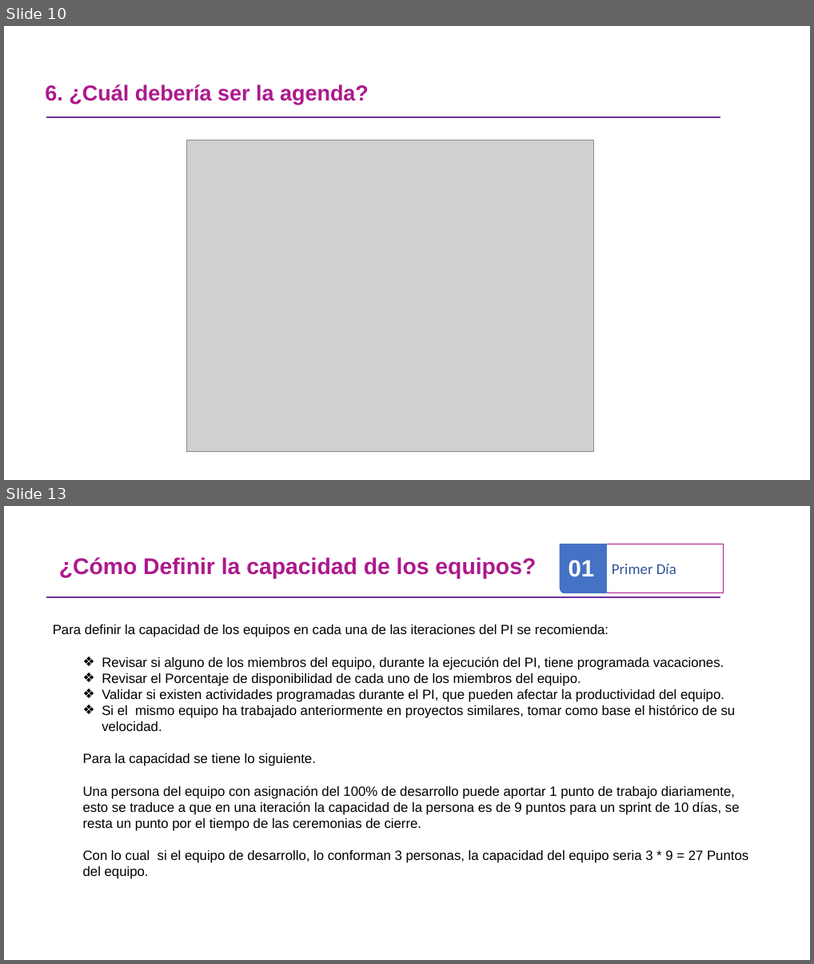
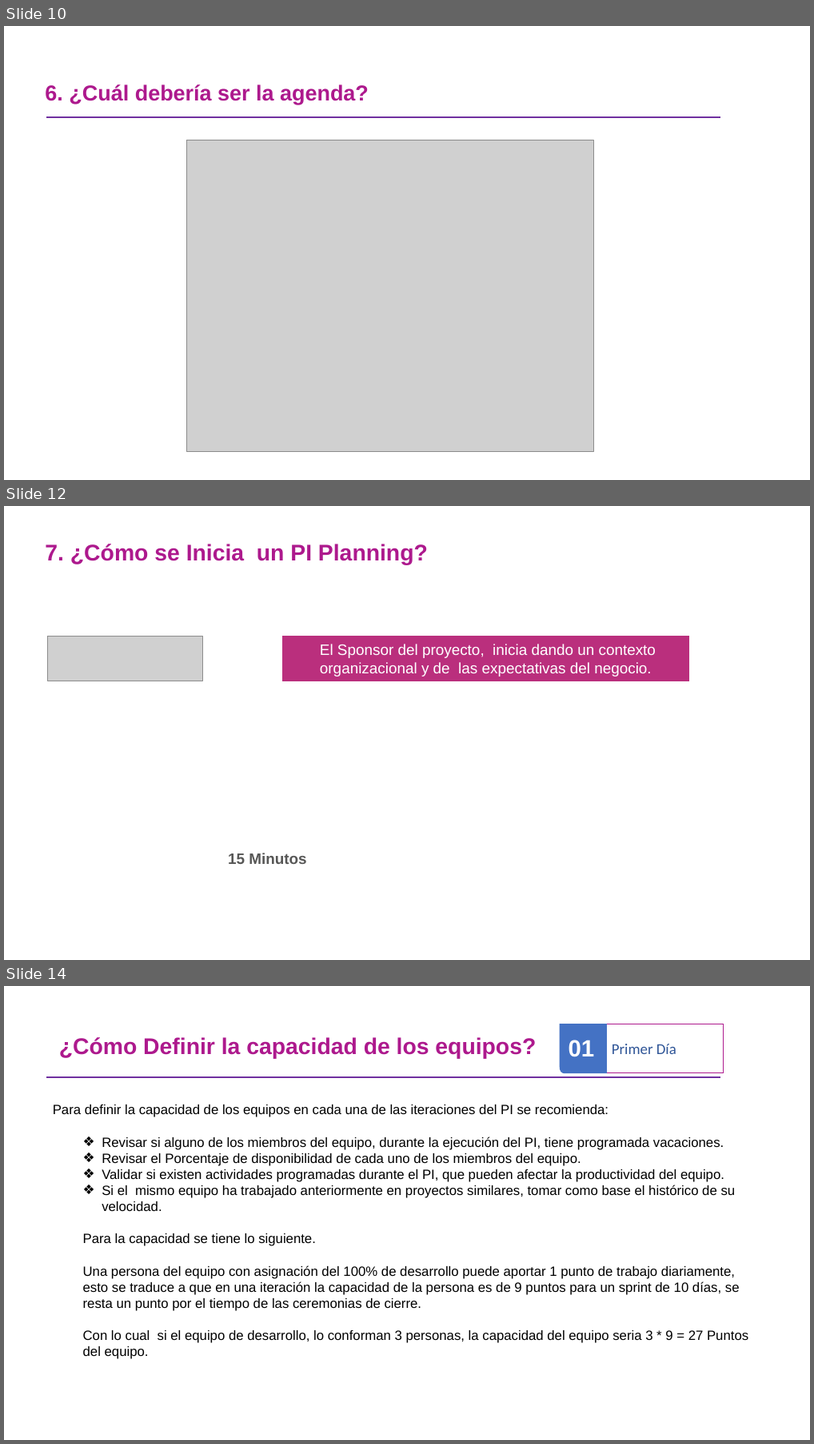
Before and after one commit to omesan/Agile, a slide deck: Stefanini/Stefanini.Clientes/Stefanini.Cliente.Experian/Guia PIPlanning _ExperianV1.0.pptx. Shown one above the other, each under a label of ours: slides 10 and 13 before the commit, slides 10, 12 and 14 after it; the slides between them are not shown. The pictures are 814x964 and 814x1444 pixels, drawn with LibreOffice and Linux fonts; fonts in the diff are those of the drawing; grey boxes stand for pictures; background and template pictures are left out. Boxes give left, top, right and bottom in pixels: in the first picture for what was removed or moved away, otherwise in the second. Text is boxed around its words. In the diff, an @@ line names an element or a change of style, - is before the commit and + after.

```diff
--- a/Stefanini/Stefanini.Clientes/Stefanini.Cliente.Experian/Guia PIPlanning _ExperianV1.0.pptx
+++ b/Stefanini/Stefanini.Clientes/Stefanini.Cliente.Experian/Guia PIPlanning _ExperianV1.0.pptx
@@ slide 12 added at (x1=4, y1=506, x2=810, y2=960), background #FFFFFF @@
@@ text added at (x1=45, y1=544, x2=428, y2=565), 27 pt, text #AD198D, bold @@
+7. ¿Cómo se Inicia un PI Planning?
@@ picture added at (x1=47, y1=636, x2=202, y2=681) @@
@@ rectangle added at (x1=283, y1=636, x2=690, y2=681), fill #BA2F7D, outline #BA2F7D 1 pt, 18 pt, text #FFFFFF @@
+El Sponsor del proyecto, inicia dando un contexto organizacional y de las expectativas del negocio.
@@ text added at (x1=228, y1=852, x2=306, y2=864), 18 pt, text #575756, bold @@
+15 Minutos
@@ what was slide 13 is now slide 14 @@
```
Also in this commit, not shown: 8 slides changed, 3 other files.
